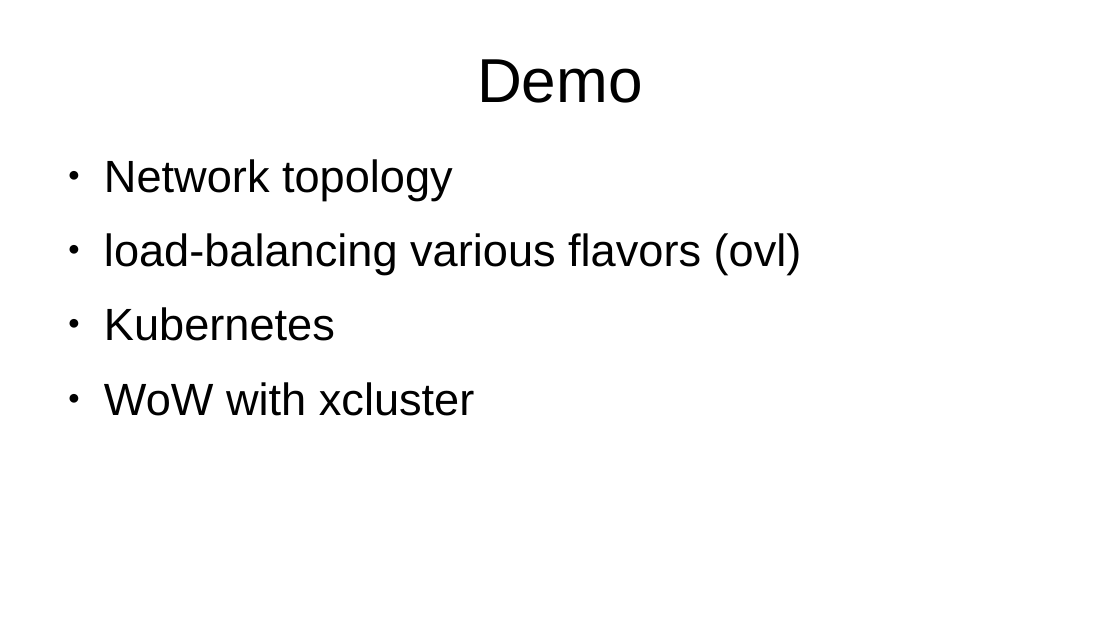
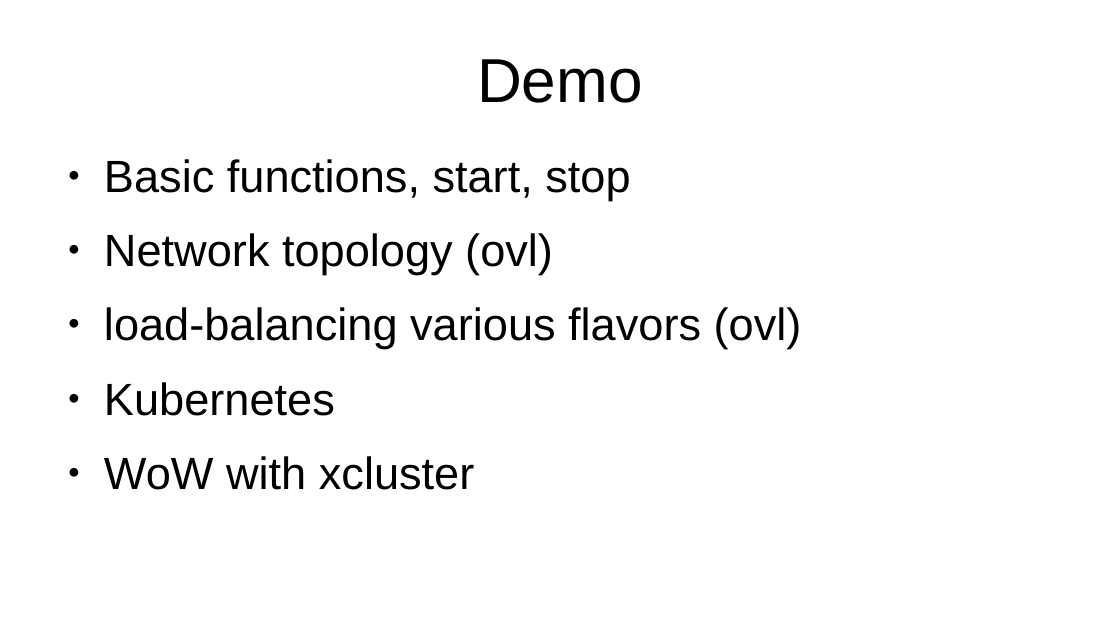
Before and after one commit to Nordix/xcluster, a slide deck: slide 4 of doc/demo-xcluster.odp. Drawn at 1120x630 pixels with LibreOffice and Linux fonts; fonts in the diff are those of the drawing. Boxes give left, top, right and bottom in pixels: in the first picture for what was removed or moved away, otherwise in the second. Text is boxed around its words. In the diff, an @@ line names an element or a change of style, - is before the commit and + after.

Commit message:
Doc; demo; updated slides and added a cmd file

```diff
--- a/doc/demo-xcluster.odp
+++ b/doc/demo-xcluster.odp
@@ text at (104,159,630,275): text changed @@
-● Network topology
+● Basic functions, start, stop
+● Network topology (ovl)
```
Also in this commit, not shown: 2 other slides changed, 1 other file.
